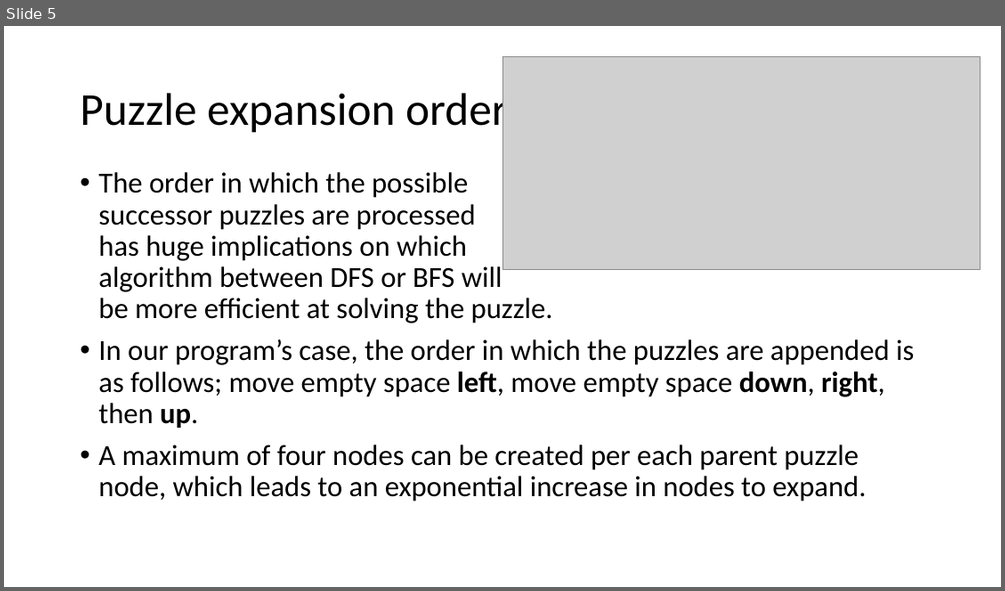
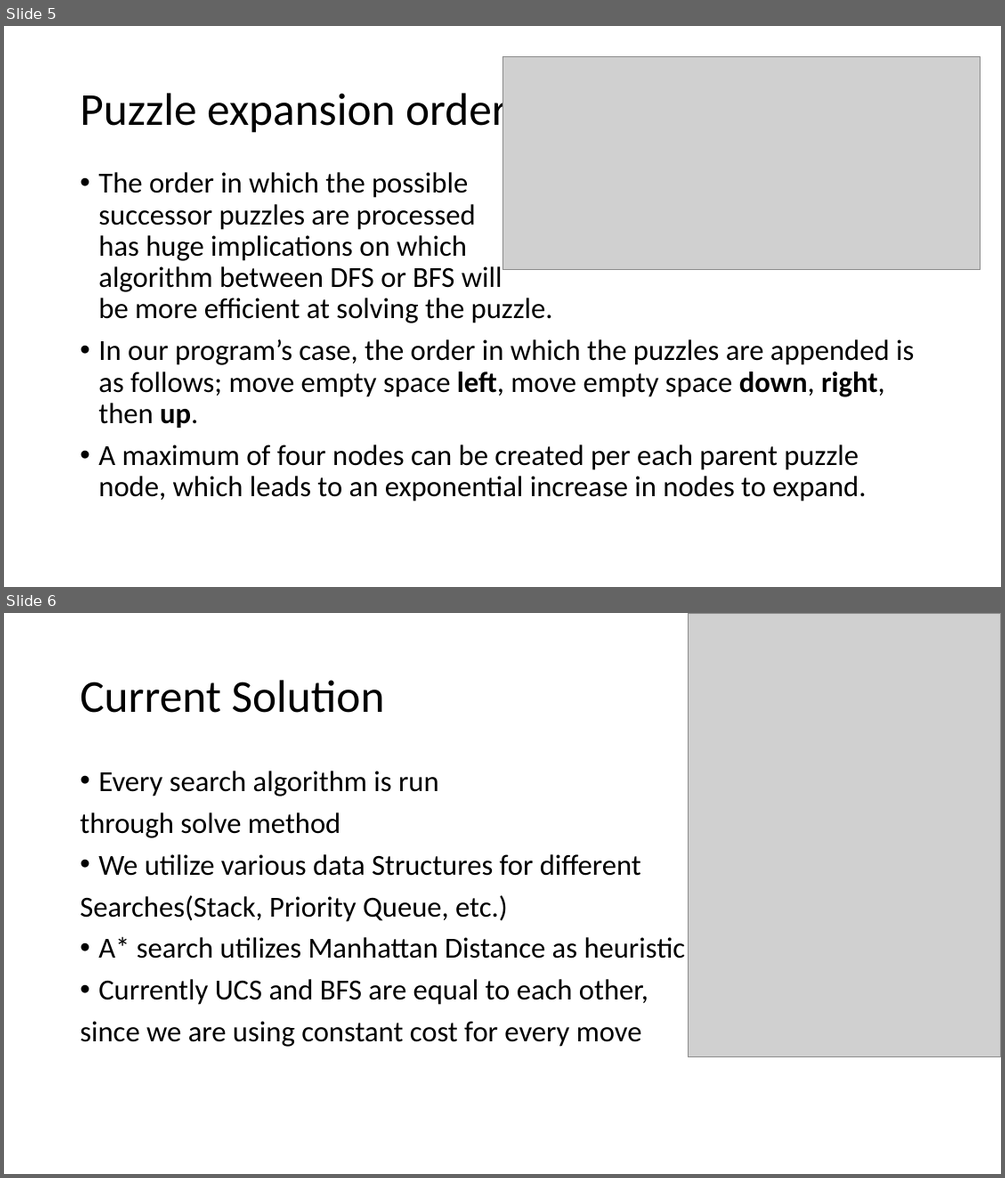
Before and after one commit to KaChiLau/8-Tiles-AI, a slide deck: The 8 Tile Puzzle.pptx. Shown one above the other, each under a label of ours: slide 5 before the commit, slides 5 and 6 after it. The pictures are 1005x591 and 1005x1178 pixels, drawn with LibreOffice and Linux fonts; fonts in the diff are those of the drawing; grey boxes stand for pictures. Boxes give left, top, right and bottom in pixels: in the first picture for what was removed or moved away, otherwise in the second. Text is boxed around its words. In the diff, an @@ line names an element or a change of style, - is before the commit and + after.

```diff
--- a/The 8 Tile Puzzle.pptx
+++ b/The 8 Tile Puzzle.pptx
@@ slide 6 added at [4,613,1001,1174], background #FFFFFF @@
@@ picture added at [688,613,1001,1057] @@
@@ title added at [80,680,385,713], 44 pt, text #000000 @@
+Current Solution
@@ text added at [80,771,686,1046], 28 pt, text #000000 @@
+• Every search algorithm is run
+through solve method
+• We utilize various data Structures for different
+Searches(Stack, Priority Queue, etc.)
+• A* search utilizes Manhattan Distance as heuristic
+• Currently UCS and BFS are equal to each other,
+since we are using constant cost for every move
```
Also in this commit, not shown: 2 other slides added, 2 slides removed, 4 other files.
